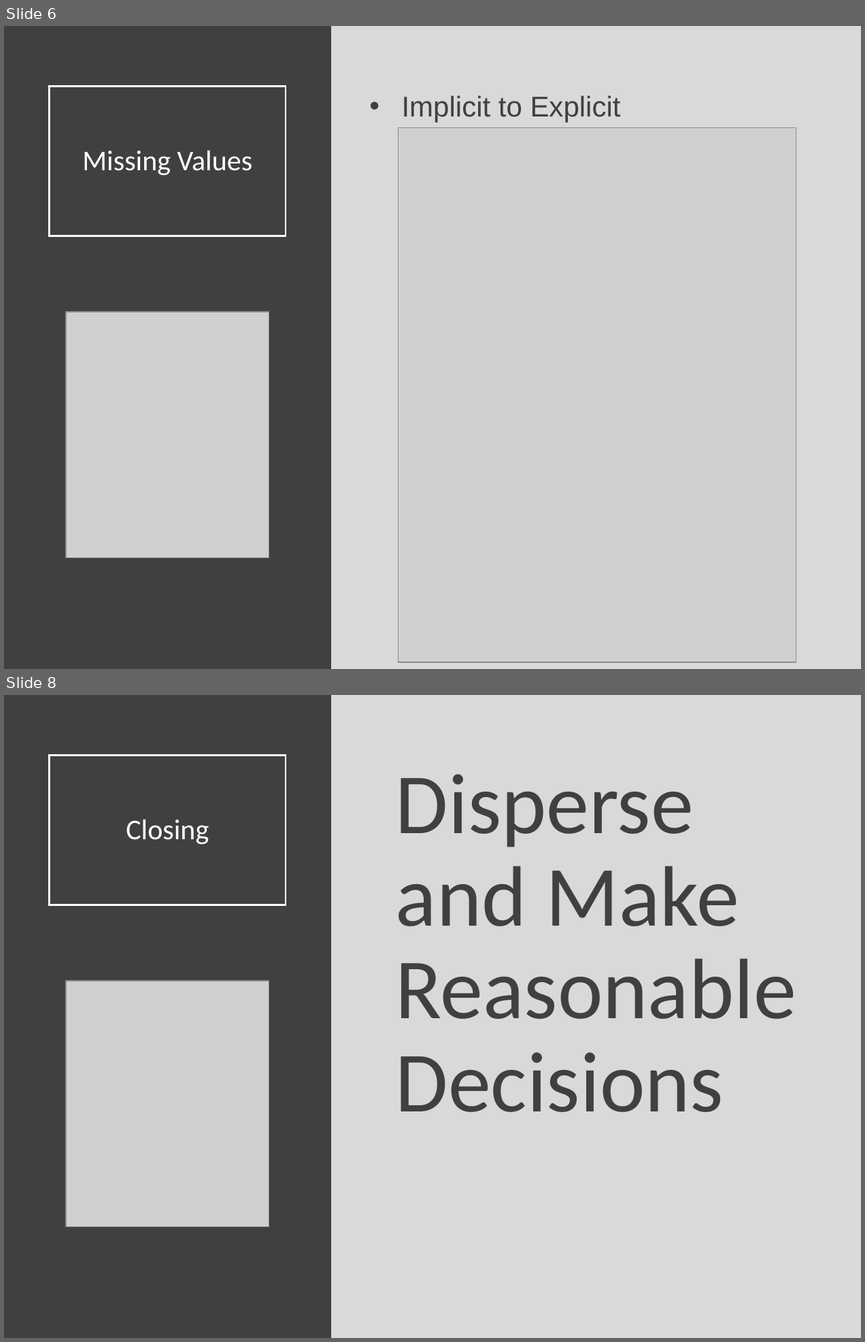
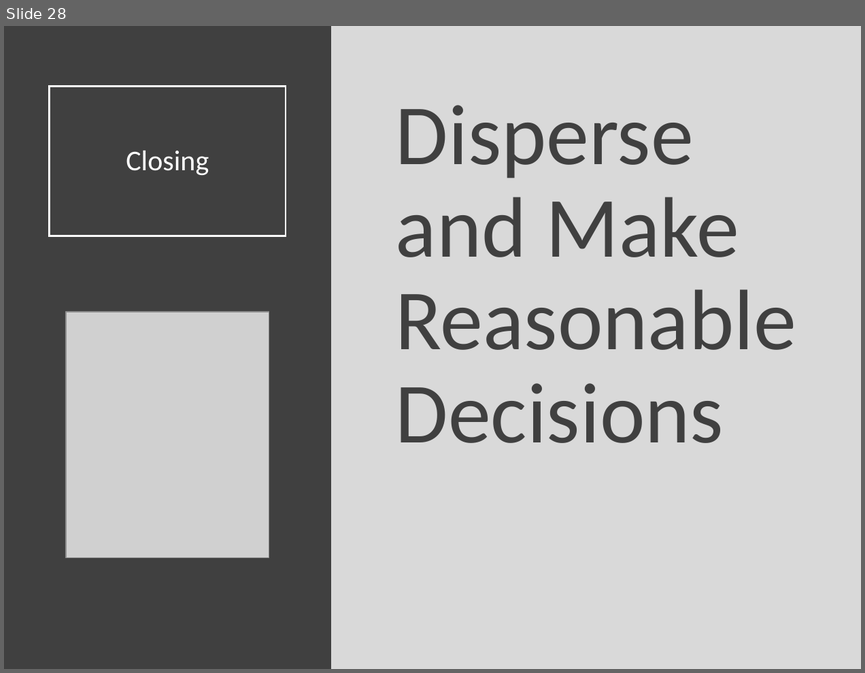
Before and after one commit to Yixf-Self/STOR320_WEBSITE, a slide deck: Lecture/Lecture 14/Lecture 14.pptx. Shown one above the other, each under a label of ours: slides 6 and 8 before the commit, slide 28 after it; the slides between them are not shown. The pictures are 865x1342 and 865x673 pixels, drawn with LibreOffice and Linux fonts; fonts in the diff are those of the drawing; grey boxes stand for pictures. Boxes give left, top, right and bottom in pixels: in the first picture for what was removed or moved away, otherwise in the second. Text is boxed around its words. In the diff, an @@ line names an element or a change of style, - is before the commit and + after.

```diff
--- a/Lecture/Lecture 14/Lecture 14.pptx
+++ b/Lecture/Lecture 14/Lecture 14.pptx
@@ slide 6 removed at (x1=4, y1=26, x2=861, y2=669), background #D9D9D9 @@
@@ rectangle removed at (x1=4, y1=26, x2=331, y2=669) @@
@@ title removed at (x1=50, y1=86, x2=286, y2=236) @@
-Missing Values
@@ text removed at (x1=402, y1=95, x2=621, y2=123) @@
-• Implicit to Explicit
@@ picture removed at (x1=398, y1=128, x2=796, y2=662) @@
@@ picture removed at (x1=66, y1=312, x2=269, y2=557) @@
@@ what was slide 8 is now slide 28 @@
```
Also in this commit, not shown: 27 slides added, 6 other slides removed, 6 other files.
